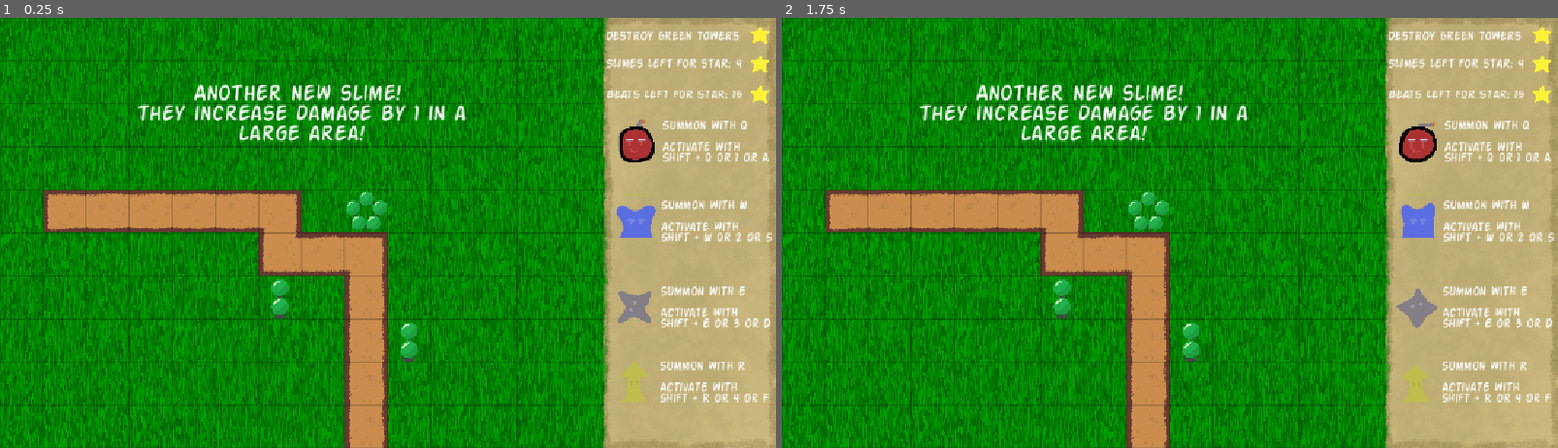
Above: before the commit, frames 1-2 (left to right).
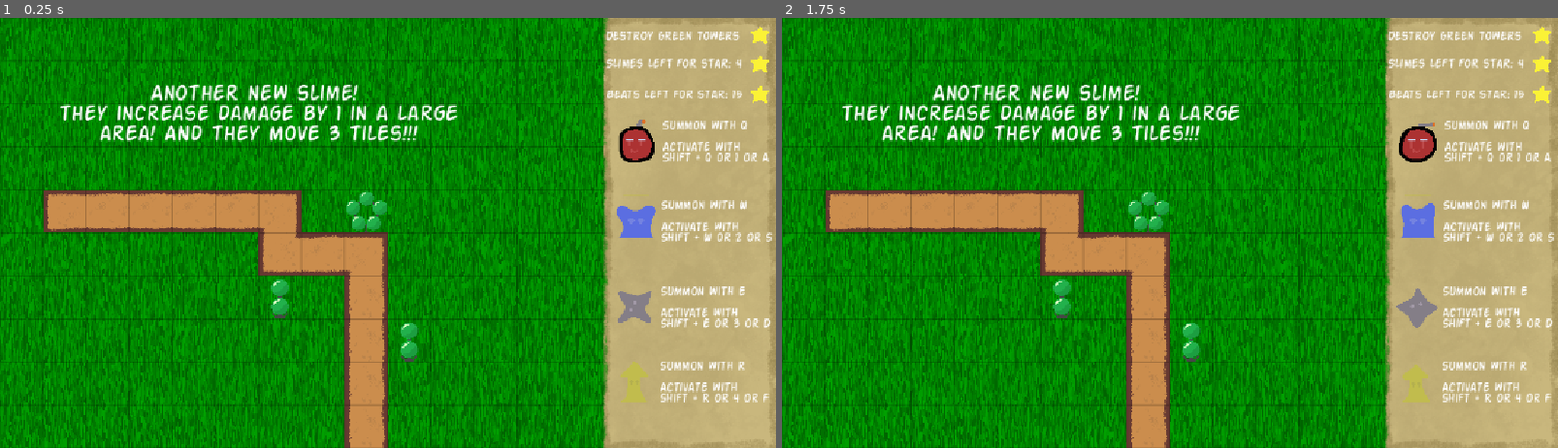
Above: after the commit, the same moments.

Repository: PeanutPiglet/SlimeTiming
Game: Godot game, scene res://levels/level15.tscn
Same seed, same stepped clock (60 frames per second), same inputs: the game is played once before the commit and once after it. This scene is started directly instead of the project's main scene.
Inputs:
- Up to frame 1 (0.25 s): no input
- Up to frame 2 (1.75 s): tap A (act1) at 0.6 s; tap Enter at 1.25 s; tap S (act2) at 1.35 s

The runs differ from the first frame. In frame 1, 3.0% of the frame differs, in the area x 7-61%, y 15-29%; in frame 2, 3.0%.
Error in both runs: Invalid access to property or key 'active_level' on a base object of type 'Node2D (GameLevel)'. (res://scripts/tower.gd:22)

Commit message:
fix: tutorial text

Diff:
--- a/levels/level15.tscn
+++ b/levels/level15.tscn
@@ -51,12 +51,12 @@
 position = Vector2(1024, 320)
 
 [node name="RichTextLabel" type="RichTextLabel" parent="." unique_id=638459435]
-offset_left = 192.0
+offset_left = 64.0
 offset_right = 704.0
 offset_bottom = 288.0
 theme = ExtResource("8_aradp")
 theme_override_font_sizes/normal_font_size = 35
 text = "Another new slime!
-they increase damage by 1 in a large area!"
+they increase damage by 1 in a large area! ANd they move 3 tiles!!!"
 horizontal_alignment = 1
 vertical_alignment = 1
--- a/levels/level5.tscn
+++ b/levels/level5.tscn
@@ -51,14 +51,14 @@
 position = Vector2(1024, 320)
 
 [node name="RichTextLabel" type="RichTextLabel" parent="." unique_id=609899404]
-offset_left = 128.0
+offset_left = 64.0
 offset_top = 32.0
-offset_right = 800.0
+offset_right = 832.0
 offset_bottom = 224.0
 theme = ExtResource("8_dm5g0")
 theme_override_font_sizes/normal_font_size = 35
 text = "You got a new slime!
-they explode into a shield in a 3x3 area when activated
+they explode into a shield in a 3x3 area when activated, but also move 2 tiles at a time
 
 Check the controls on the right!"
 horizontal_alignment = 1
